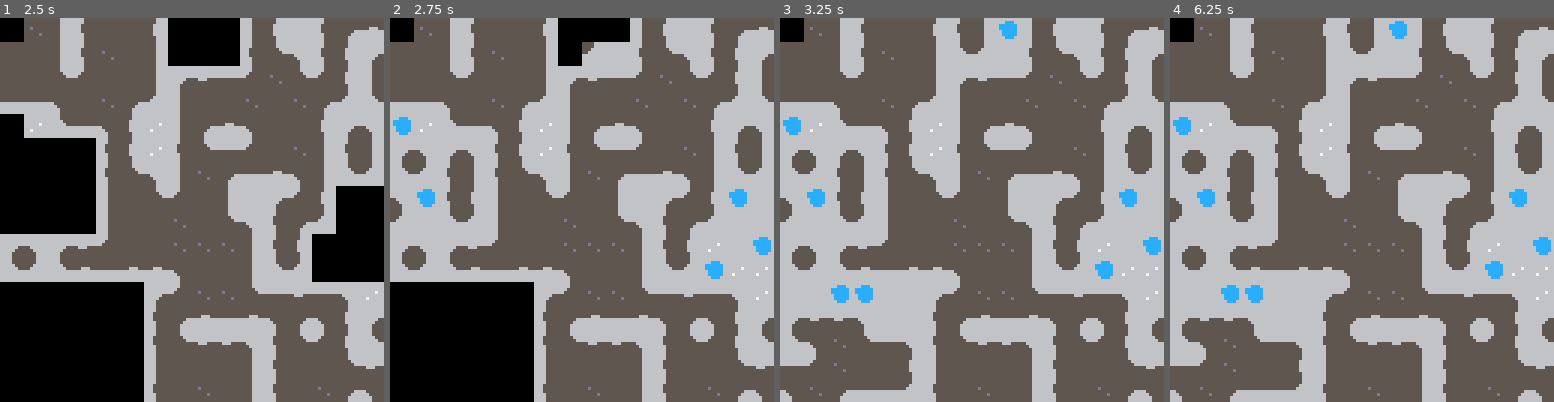
Above: before the commit, frames 1-4 (left to right).
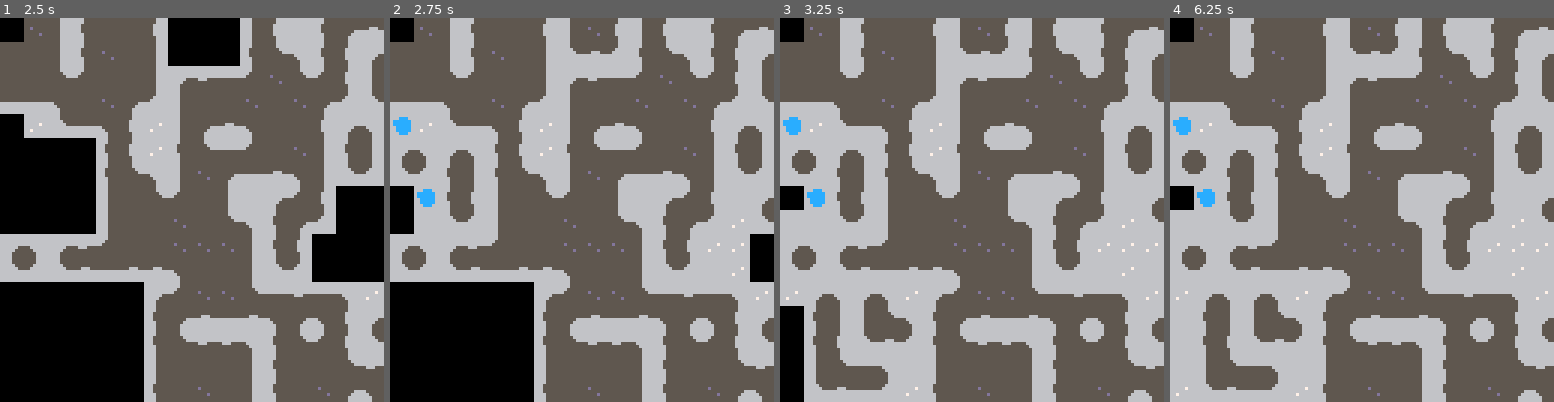
Above: after the commit, the same moments.

Repository: thtroyer/pico8_wfc_demos
Game: PICO-8 cartridge wfc_demo.p8
The game is run twice, just before and just after one commit, with the same random seed, the same clock (stepped at 60 frames per second) and the same inputs.
Inputs:
- Up to frame 1 (2.5 s): tap X (X key) at 0.33, 1.07, 1.85 s
- Up to frame 2 (2.75 s): no input
- Up to frame 3 (3.25 s): tap X (X key) at 2.97 s
- Up to frame 4 (6.25 s): tap X (X key) at 4.08, 5.2 s

Frame 1 is identical in both runs. In frame 2, 3.8% of the frame differs, in the area x 0-100%, y 0-69%; in frame 3, 7.9%, in the area x 0-100%, y 0-100%; in frame 4, 7.0%.

Commit message:
Adding rule that can limit how many of a certain tile show up

Diff:
--- /dev/null
+++ b/src/map/count_rules.lua
@@ -0,0 +1,33 @@
+
+count_rules = {}
+
+function count_rules:new()
+    local o = {}
+    setmetatable(o,self)
+    self.__index = self
+
+    o.counts = {}
+    o.counts[66] = 2
+
+    return o
+end
+
+-- source : map_tile
+-- mapdata:mapdata
+-- returns void
+function count_rules:propagate(source, mapdata)
+    for k,v in pairs(self.counts) do
+        if (source.tile == k) then
+            local count = self.counts[k]
+
+            count -= 1
+
+            if (count <= 0) then
+                for m in all(mapdata.map_tiles) do
+                    m:remove(k)
+                end
+            end
+            self.counts[k] = count
+        end
+    end
+end
--- a/src/map/mapgen.lua
+++ b/src/map/mapgen.lua
@@ -57,6 +57,9 @@
 	-- r:add_neighbors(115, neighbor_rules.right, 118)
 
 	-- r:add_neighbors(115, neighbor_rules.all, 115)
+
+	local count_rule = count_rules:new()
+	add(o.rules, count_rule)
 
 	o.map_tiles = {}
 
--- a/wfc_demo.p8
+++ b/wfc_demo.p8
@@ -5,115 +5,11 @@
 --experimenting with simplified version
 
 -- utility methods
-
--- utility methods
-function tostring(var)
-	if var == nil then
-		return "nil"
-	end
-
-	if type(var) == "function" then
-		return "function"
-	end
-
-	if type(var) == "string" then
-		return var
-	end
-
-	if type(var) == "boolean" then
-		if var then
-			return "true"
-		end
-		return "false"
-	end
-
-	if type(var) == "table" then
-		local table = "{ "
-		for k, v in pairs(var) do
-			table = table .. tostring(k) .. "->" .. tostring(v) .. " "
-		end
-		return table .. "}"
-	end
-	if type(var) == "number" then
-		return "" .. var
-	end
-	return "unknown"
-end
-
-function random(minimum, maximum)
-	return rnd(maximum - minimum) + minimum
-end
-
-function random_int(low, high)
-	return flr(rnd(high + 1 - low)) + low
-end
-
-function log(msg)
-	printh(msg, "log.txt", false)
-end
-
-function clearlog()
-	printh("", "log.txt", true)
-end
-
-function debug(msg)
-	print(msg, 20, 20, 7)
-end
-
-function littleslow()
-	for i=1,9999,1 do
-		debug("")
-	end
-end
-
-function slow()
-	for i=1,999999,1 do
-		debug("")
-	end
-end
-
-function reallyslow()
-	for i=1,9999999,1 do
-		debug("")
-	end
-end
-…(5 lines of a section not shown)…
--- global game logic functions
-function handle_controllers()
-	if (btn(❎, 0)) then
-		run()
-	end
-end
-…(5 lines of a section not shown)…
--- pico-8 hooks
-function _init()
-	clearlog()
-
-	local mapgen = mapgen:new()
-	mapgen:generate()
-	mapgen:draw()
-end
-
-function _update()
-	handle_controllers()
-end
-
-function _draw()
-	cls()
-	map()
-	-- getSpritePixels(0)
-	-- getSpritePixels(80)
-end
-
-
+#include src/utility.lua
+
+#include src/global_game_logic.lua
+
+#include src/pico8_hooks.lua
 
 -->8
 --#include src/entities/player.lua
@@ -126,554 +22,22 @@
 --#include src/entities/snowman.lua
 
 -->8
-
--- mapdata
-mapdata = {}
-
-function mapdata:new()
-	local o = {}
-	setmetatable(o, self)
-	self.__index = self
-
-	-- list<map_tiles>
-	o.map_tiles = {}
-	return o
-end
-
-
-function mapdata:initialize()
-	local map_tiles = {}
-
-	for y = 0, 15 do
-		for x = 0, 15 do
-			map_tiles[x+y*16] = maptile:new()
-			map_tiles[x+y*16].x = x
-			map_tiles[x+y*16].y = y
-
-			-- map_tiles[x+y*16]:add(64)
-			-- map_tiles[x+y*16]:add(65)
-			-- map_tiles[x+y*16]:add(80)
-			map_tiles[x+y*16]:add(64)
-			map_tiles[x+y*16]:add(65)
-			map_tiles[x+y*16]:add(66)
-			map_tiles[x+y*16]:add(80)
-			map_tiles[x+y*16]:add(81)
-			map_tiles[x+y*16]:add(82)
-			map_tiles[x+y*16]:add(83)
-			map_tiles[x+y*16]:add(84)
-			map_tiles[x+y*16]:add(85)
-			map_tiles[x+y*16]:add(86)
-			map_tiles[x+y*16]:add(87)
-			map_tiles[x+y*16]:add(96)
-			map_tiles[x+y*16]:add(97)
-			map_tiles[x+y*16]:add(98)
-			map_tiles[x+y*16]:add(99)
-			map_tiles[x+y*16]:add(100)
-			map_tiles[x+y*16]:add(101)
-			map_tiles[x+y*16]:add(102)
-			map_tiles[x+y*16]:add(103)
-			map_tiles[x+y*16]:add(88)
-			map_tiles[x+y*16]:add(89)
-			map_tiles[x+y*16]:add(104)
-			map_tiles[x+y*16]:add(105)
-
-		end
-	end
-	self.map_tiles = map_tiles
-end
-
--- x: int, y: int
--- returns map_tile
-function mapdata:get_maptile(x, y)
-	return self.map_tiles[x+y*16]
-end
-
--- x: int, y: int
--- returns list<map_tile>
-function mapdata:get_maptile_neighbors(x, y)
-	function add_if_notnil(list, i)
-		if ( not (i == nil)) then
-			add(list, i)
-		end
-		return list
-	end
-
-	neighbors = {}
-	neighbors = add_if_notnil(self.get_maptile(x+1, y))
-	neighbors = add_if_notnil(self.get_maptile(x-1, y))
-	neighbors = add_if_notnil(self.get_maptile(x,y+1))
-	neighbors = add_if_notnil(self.get_maptile(x, y-1))
-	return neighbors
-end
-
--- find tiles with lowest entropy
--- returns list<maptile>
-function mapdata:lowest()
-	local lowest_entropy = 9999
-	local l_list = {}
-
-	for t in all(self.map_tiles) do
-		if not t:is_collapsed() and #t.list_of_tiles ~= 0 then
-			local ent = t:entropy()
-			if ent == lowest_entropy then
-				add(l_list, t)
-			elseif ent < lowest_entropy then
-				lowest_entropy = ent
-				l_list = {}
-				add(l_list, t)
-			end
-		end
-	end
-
-	return l_list
-end
-…(4 lines of a section not shown)…
--->8
-
--- mapgen
-mapgen = {}
-
-function mapgen:new()
-	local o = {}
-	setmetatable(o, self)
-	self.__index = self
-
-	self.rules = {}
-
---	local r = neighbor_rules:new()
-
-	-- gray numbers, left to right
-	-- 112 - 1; 113 - 2; 114 - 3;
-	-- red numbers, up to down
-	-- 116, 117, 118
-	-- 115 - everything else
-
-	-- gray numbers
-	-- r:add_neighbors(112, neighbor_rules.left, 113)
-	-- r:add_neighbors(113, neighbor_rules.left, 114)
-	-- r:add_neighbors(115, neighbor_rules.left, 112)
-	-- r:add_neighbors(114, neighbor_rules.left, 115)
-
-	-- -- vertical gray numbers
-	-- r:add_neighbors(112, neighbor_rules.above, 112)
-	-- r:add_neighbors(113, neighbor_rules.above, 113)
-	-- r:add_neighbors(114, neighbor_rules.above, 114)
-
-	-- -- red numbers
-	-- r:add_neighbors(115, neighbor_rules.above, 116)
-	-- r:add_neighbors(116, neighbor_rules.above, 117)
-	-- r:add_neighbors(117, neighbor_rules.above, 118)
-	-- r:add_neighbors(118, neighbor_rules.above, 115)
-
-	-- -- horizontal red numbers
-	-- r:add_neighbors(116, neighbor_rules.right, 116)
-	-- r:add_neighbors(117, neighbor_rules.right, 117)
-	-- r:add_neighbors(118, neighbor_rules.right, 118)
-
-	-- -- dot filler
-	-- r:add_neighbors(115, neighbor_rules.above, 112)
-	-- r:add_neighbors(115, neighbor_rules.above, 113)
-	-- r:add_neighbors(115, neighbor_rules.above, 114)
-
-	-- r:add_neighbors(115, neighbor_rules.below, 112)
-	-- r:add_neighbors(115, neighbor_rules.below, 113)
-	-- r:add_neighbors(115, neighbor_rules.below, 114)
-
-	-- r:add_neighbors(115, neighbor_rules.left, 116)
-	-- r:add_neighbors(115, neighbor_rules.left, 117)
-	-- r:add_neighbors(115, neighbor_rules.left, 118)
-
-	-- r:add_neighbors(115, neighbor_rules.right, 116)
-	-- r:add_neighbors(115, neighbor_rules.right, 117)
-	-- r:add_neighbors(115, neighbor_rules.right, 118)
-
-	-- r:add_neighbors(115, neighbor_rules.all, 115)
-
-	o.map_tiles = {}
-
-	o.mapdata = mapdata:new()
-	return o
-end
-
-function mapgen:find_neighboring_tiles()
-	local r = neighbor_rules:new()
-
-	local tiles = { 64, 65, 66, 80, 81, 82, 83, 84, 85, 86, 87, 96, 97, 98, 99, 100, 101, 102, 103, 88, 89, 104, 105}
-
-	for t1 in all(tiles) do
-		for t2 in all(tiles) do
-			if (get_sprite_pixels(t1, sides.bottom) == get_sprite_pixels(t2, sides.top)) then
-				r:add_neighbors(t1, neighbor_rules.above, t2)
-			end
-			if (get_sprite_pixels(t1, sides.top) == get_sprite_pixels(t2, sides.bottom)) then
-				r:add_neighbors(t1, neighbor_rules.below, t2)
-			end
-			if (get_sprite_pixels(t1, sides.right) == get_sprite_pixels(t2, sides.left)) then
-				r:add_neighbors(t1, neighbor_rules.left, t2)
-			end
-			if (get_sprite_pixels(t1, sides.left) == get_sprite_pixels(t2, sides.right)) then
-				r:add_neighbors(t1, neighbor_rules.right, t2)
-			end
-		end
-	end
-
-	r:deduplicate_rules()
-
-	add(self.rules, r)
-end
-
-function mapgen:generate()
-	self:initialize()
-	self:find_neighboring_tiles()
-	self:collapse()
-end
-
-function mapgen:initialize()
-	self.mapdata:initialize()
-end
-
-function mapgen:collapse()
-	local resolved = false
-	local low_tiles = self.mapdata:lowest()
-
-	while not (#low_tiles == 0) do
-		-- find lowest entropy
-		local low_ent_tile = rnd(low_tiles)
-
-		low_ent_tile:collapse()
-
-		-- propogate tile changes
-		self:propogate(low_ent_tile)
-
-		low_tiles = self.mapdata:lowest()
-	end
-end
-
-function mapgen:draw()
-	local map_tiles = self.mapdata.map_tiles
-	for x = 0,15, 1 do
-		for y = 0, 15, 1 do
-			mset(x, y, map_tiles[x+y*16].tile)
-		end
-	end
-end
-
--- debug
-function mapgen:print_all_states(tiles)
-    local tiles = self.mapdata.map_tiles
-	for t in all(tiles) do
-		local states = ""
-		for s in all(t.list_of_tiles) do
-			states = states .. s .. ", "
-		end
-	end
-end
-
-function mapgen:propogate(affected_tile)
-	x = affected_tile.x
-	y = affected_tile.y
-
-	local tiles = self.mapdata.map_tiles
-	for rule in all(self.rules) do
-		rule:propogate(affected_tile, self.mapdata)
-	end
-end
-
-
-
--->8
-
--- maptile
-maptile = {}
-
-function maptile:new()
-	local o = {}
-	setmetatable(o, self)
-	self.__index = self
-
-	o.list_of_tiles = {}
-
-	o.tile = -1
-	o.x = nil
-	o.y = nil
-
-	return o
-end
-
-function maptile:entropy()
-	return count(self.list_of_tiles)
-end
-
-function maptile:is_collapsed()
-	return not (self.tile == -1)
-end
-
-function maptile:add(tile)
-	add(self.list_of_tiles, tile)
-end
-
-function maptile:remove(tile)
-	del(self.list_of_tiles, tile)
-end
-
-function maptile:collapse()
-	if (self:is_collapsed()) then
-		return
-	end
-
-	if (count(self.list_of_tiles) == 0) then
-		self.tile = 79
-		return
-	end
-
-	self.tile = rnd(self.list_of_tiles)
-
-	-- draw once collapsed
-	cls()
-	mset(self.x, self.y, self.tile)
-	map()
-
-	self.list_of_tiles = {}
-	add(self.list_of_tiles, self.tile)
-end
-
-
+#include src/map/mapdata.lua
+
+-->8
+#include src/map/mapgen.lua
+
+-->8
+#include src/map/maptile.lua
 
 -->8
 -- mapgen rules
-
-neighbor_rules = {
-	-- consts
-	above = 0,
-	below = 1,
-	right = 2,
-	left = 3,
-	all = 4
-}
-
-function neighbor_rules:new()
-	local o = {}
-	setmetatable(o, self)
-	self.__index = self
-
-	-- 0 is fastest, but may generate conflicts
-	-- negative number allows infinite.  slow, but doesn't appear to create conflicts
-	-- 1 is safer than 0, but potentially still slow
-	o.times_to_recurse = 0
-
-	o.list_of_neighbors_above = {}
-	o.list_of_neighbors_below = {}
-	o.list_of_neighbors_right = {}
-	o.list_of_neighbors_left = {}
-
-	return o
-end
-
--- tile1 : int -- refers to sprite #
--- tile2 : int -- refers to sprite #
--- direction : int -- refers to a neighbor_rules const
-function neighbor_rules:add_neighbors(tile1, direction, tile2)
-	local neighbors = {}
-	add(neighbors, tile1)
-	add(neighbors, tile2)
-	local swapped_neighbors = {}
-	add(swapped_neighbors, tile2)
-	add(swapped_neighbors, tile1)
-
-	if (direction == neighbor_rules.above) then
-		add(self.list_of_neighbors_above, neighbors)
-		add(self.list_of_neighbors_below, swapped_neighbors)
-	elseif (direction == neighbor_rules.below) then
-		add(self.list_of_neighbors_below, neighbors)
-		add(self.list_of_neighbors_above, swapped_neighbors)
-	elseif (direction == neighbor_rules.right) then
-		add(self.list_of_neighbors_right, neighbors)
-		add(self.list_of_neighbors_left, swapped_neighbors)
-	elseif (direction == neighbor_rules.left) then
-		add(self.list_of_neighbors_left, neighbors)
-		add(self.list_of_neighbors_right, swapped_neighbors)
-	elseif (direction == neighbor_rules.all) then
-		-- recurse to add all directions
-		self:add_neighbors(tile1, neighbor_rules.above, tile2)
-		self:add_neighbors(tile1, neighbor_rules.below, tile2)
-		self:add_neighbors(tile1, neighbor_rules.left, tile2)
-		self:add_neighbors(tile1, neighbor_rules.right, tile2)
-	end
-end
-
--- public
--- updates list_of_neighbors_*
--- returns void
-function neighbor_rules:deduplicate_rules()
-	self:deduplicate_rule(self.list_of_neighbors_above)
-	self:deduplicate_rule(self.list_of_neighbors_below)
-	self:deduplicate_rule(self.list_of_neighbors_left)
-	self:deduplicate_rule(self.list_of_neighbors_right)
-end
-
--- private
--- updates passed &rules
--- ensures there arne't any duplicate rules to cycle through
---
--- returns void
-function neighbor_rules:deduplicate_rule(rules)
-	local newrules = {}
-	local foundrules = {}
-	for k,v in pairs(rules) do
-		local hashval = tostring(v)
-		if (not foundrules[hashval]) then
-			foundrules[hashval] = true
-			add(newrules, v)
-		end
-	end
-
-	rules = newrules
-end
-
--- source : map_tile
--- mapdata:mapdata
--- returns void
-function neighbor_rules:propogate(source, mapdata, c)
-	local x = source.x
-	local y = source.y
-	local tiles = mapdata.map_tiles
-
-	if (c == 0) return
-
-	if (c == nil) c = self.times_to_recurse+1
-
-
-	if not (x >= 15) then
-		if (self:update(source, tiles, tiles[(x+1)+y*16], neighbor_rules.left)) then
-			self:propogate(tiles[(x+1)+y*16], mapdata, c-1)
-		end
-	end
-
-	if not (x <= 0) then
-		if(self:update(source, tiles, tiles[(x-1)+y*16], neighbor_rules.right)) then
-			self:propogate(tiles[(x-1)+y*16], mapdata, c-1)
-		end
-	end
-
-	if not (y >= 15) then
-		if (self:update(source, tiles, tiles[x+(y+1)*16], neighbor_rules.above)) then
-			self:propogate(tiles[x+(y+1)*16], mapdata, c-1)
-		end
-	end
-
-	if not (y <= 0) then
-		if(self:update(source, tiles, tiles[x+(y-1)*16], neighbor_rules.below)) then
-			self:propogate(tiles[x+(y-1)*16], mapdata, c-1)
-		end
-	end
-
-end
-
--- update tiles param based on changes in source tile
---
--- source : map_tile
--- tiles : list<map_tile>
--- neighbor : map_tile
--- rules_const : int -- which rules to check
--- return boolean -- whether neighbor was updated
-function neighbor_rules:update(source, tiles, target, rule_const)
-	if (target == nil) then
-		return
-	end
-
-	if (target:is_collapsed()) return false
-
-	local rules_to_check = nil
-
-	if (rule_const == neighbor_rules.above) then
-		rules_to_check = self.list_of_neighbors_above
-	elseif (rule_const == neighbor_rules.below) then
-		rules_to_check = self.list_of_neighbors_below
-	elseif (rule_const == neighbor_rules.right) then
-		rules_to_check = self.list_of_neighbors_right
-	elseif (rule_const == neighbor_rules.left) then
-		rules_to_check = self.list_of_neighbors_left
-	else
-		log("can't find rule," .. rule_const)
-	end
-
-	local states_to_rm = {}
-
-	-- tn=tile_neighbor
-	for tn in all(target.list_of_tiles) do
-		local change = true
-		-- ts = tile_source
-		for ts in all(source.list_of_tiles) do
-			for r in all(rules_to_check) do
-				if (r[1] == ts and r[2] == tn) then
-					change = false
-				end
-			end
-		end
-		if change then
-			add(states_to_rm, tn)
-		end
-	end
-
-	if (#states_to_rm == 0) return false
-
-	for t in all(states_to_rm) do
-		target:remove(t)
-	end
-
-	return true
-end
-
-
-
+#include src/map/neighbor_rules.lua
+#include src/map/count_rules.lua
 
 -->8
 -- sprite lookup
-
-
-sides = {
-	-- consts
-	top = 0,
-	bottom = 1,
-	right = 2,
-	left = 3,
-	all = 4
-}
-
-function get_sprite_pixels(sprite_id, side)
-    local sprite_x_tile = sprite_id % 16
-    local sprite_y_tile = flr(sprite_id / 16)
-
-    local is_x, is_y, x_offset, y_offset = 0,0,0,0
-
-    if (side == sides.top) then
-        is_x = 1
-    elseif (side == sides.bottom) then
-        is_x = 1
-        y_offset = 7
-    elseif (side == sides.left) then
-        is_y = 1
-    elseif (side == sides.right) then
-        is_y = 1
-        x_offset = 7
-    end
-
-    local pixels = ""
-
-    for i=0,7 do
-        pixels ..= "." .. sget((sprite_x_tile * 8) + (i * is_x) + x_offset,
-            (sprite_y_tile * 8) + (i * is_y) + y_offset)
-    end
-
-    return pixels
-end
-…(4 lines of a section not shown)…
+#include src/map/sprite_lookup.lua
 
 
 __gfx__
Not shown, changed: the thumbnail (__label__) section of wfc_demo.p8
